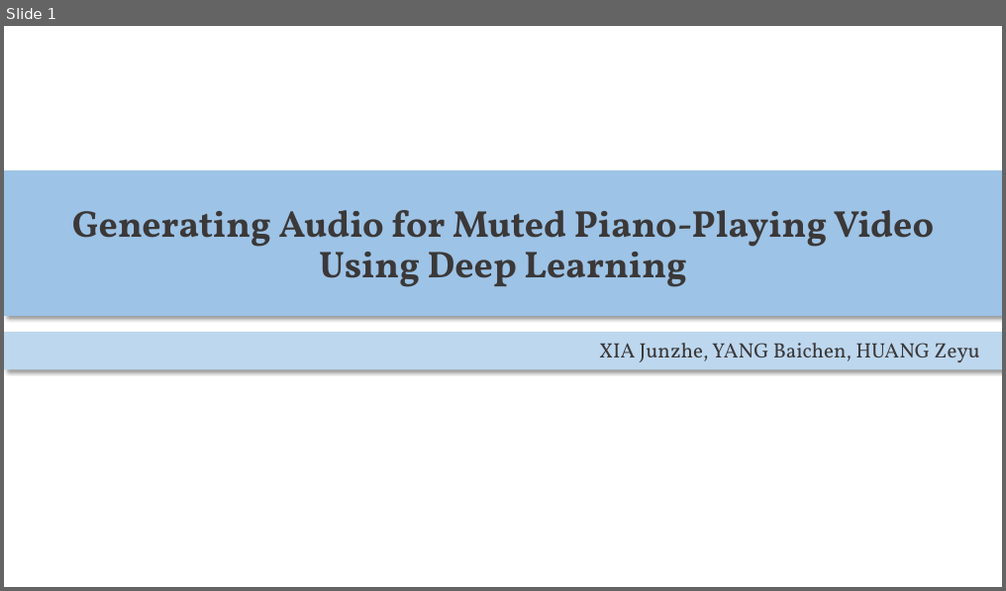
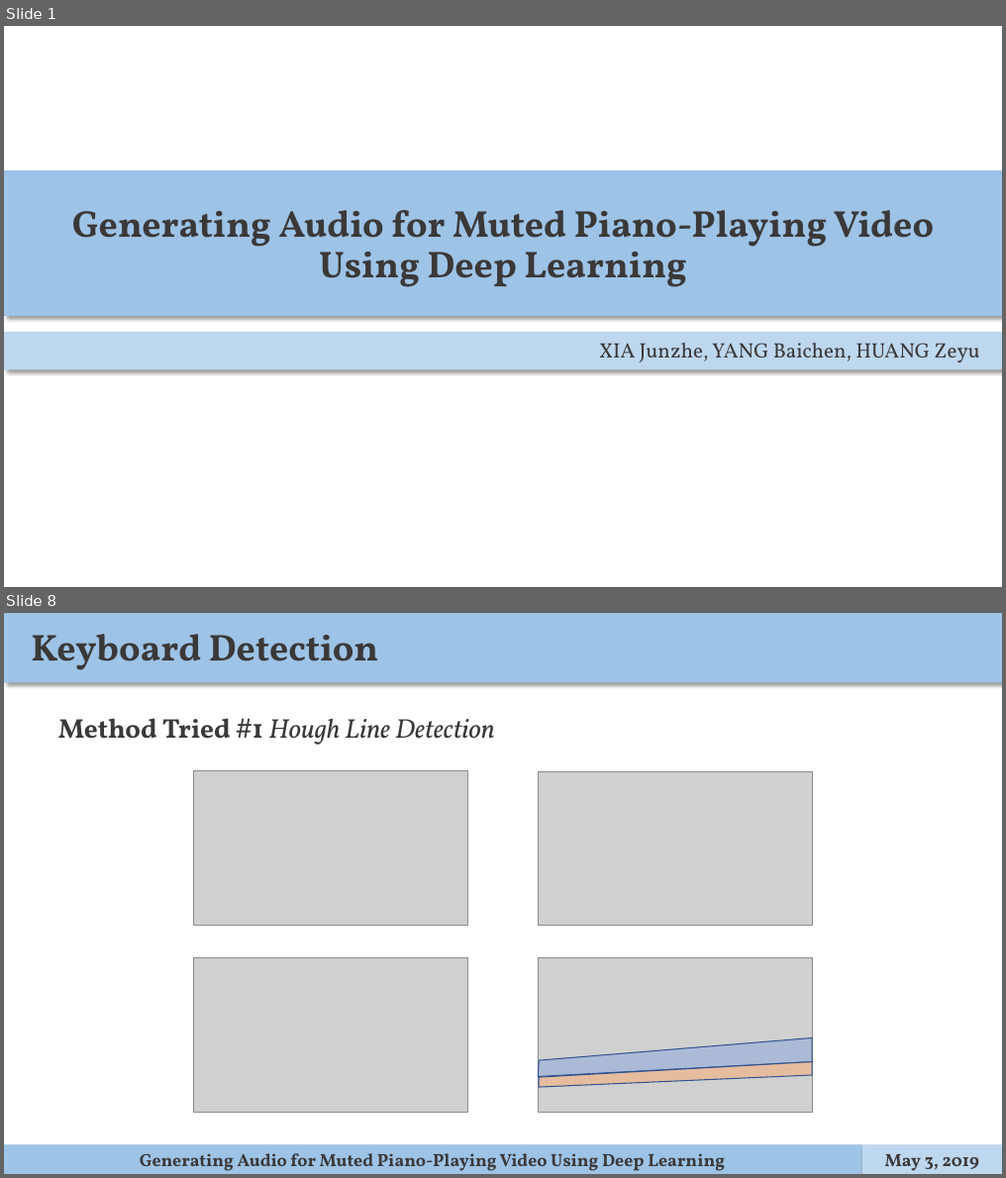
Before and after one commit to ppfish45/AI-Pianist, a slide deck: docs/presentation/slides.pptx. Shown one above the other, each under a label of ours: slide 1 before the commit, slides 1 and 8 after it; the slides between them are not shown. The pictures are 1006x591 and 1006x1178 pixels, drawn with LibreOffice and Linux fonts; fonts in the diff are those of the drawing; grey boxes stand for pictures. Boxes give left, top, right and bottom in pixels: in the first picture for what was removed or moved away, otherwise in the second. Text is boxed around its words. In the diff, an @@ line names an element or a change of style, - is before the commit and + after.

```diff
--- a/docs/presentation/slides.pptx
+++ b/docs/presentation/slides.pptx
@@ slide 8 added at box(4, 613, 1002, 1174), background #FFFFFF @@
@@ rectangle added at box(4, 613, 1002, 682), fill #9DC3E6 @@
@@ text added at box(31, 634, 378, 670), 36 pt, text #3B3838, bold @@
+Keyboard Detection
@@ text added at box(58, 718, 495, 745), 26 pt, text #3B3838, italic @@
+Method Tried #1 Hough Line Detection
@@ picture added at box(194, 771, 468, 925) @@
@@ picture added at box(539, 771, 813, 926) @@
@@ picture added at box(194, 959, 468, 1112) @@
@@ picture added at box(539, 959, 813, 1112) @@
@@ freeform shape added at box(539, 1039, 813, 1077), fill #8FAADC at 57% opacity, outline #325491 1 pt @@
@@ freeform shape added at box(540, 1062, 813, 1087), fill #F4B183 at 63% opacity, outline #325491 1 pt @@
@@ rectangle added at box(4, 1146, 862, 1174), fill #9DC3E6 @@
@@ rectangle added at box(862, 1146, 1002, 1174), fill #BDD7EE @@
@@ text added at box(140, 1154, 725, 1171), 17 pt, text #3B3838, bold @@
+Generating Audio for Muted Piano-Playing Video Using Deep Learning
@@ text added at box(885, 1155, 979, 1171), 17 pt, text #3B3838, bold @@
+May 3, 2019
```
Also in this commit, not shown: 2 slides changed, 18 other slides added.
